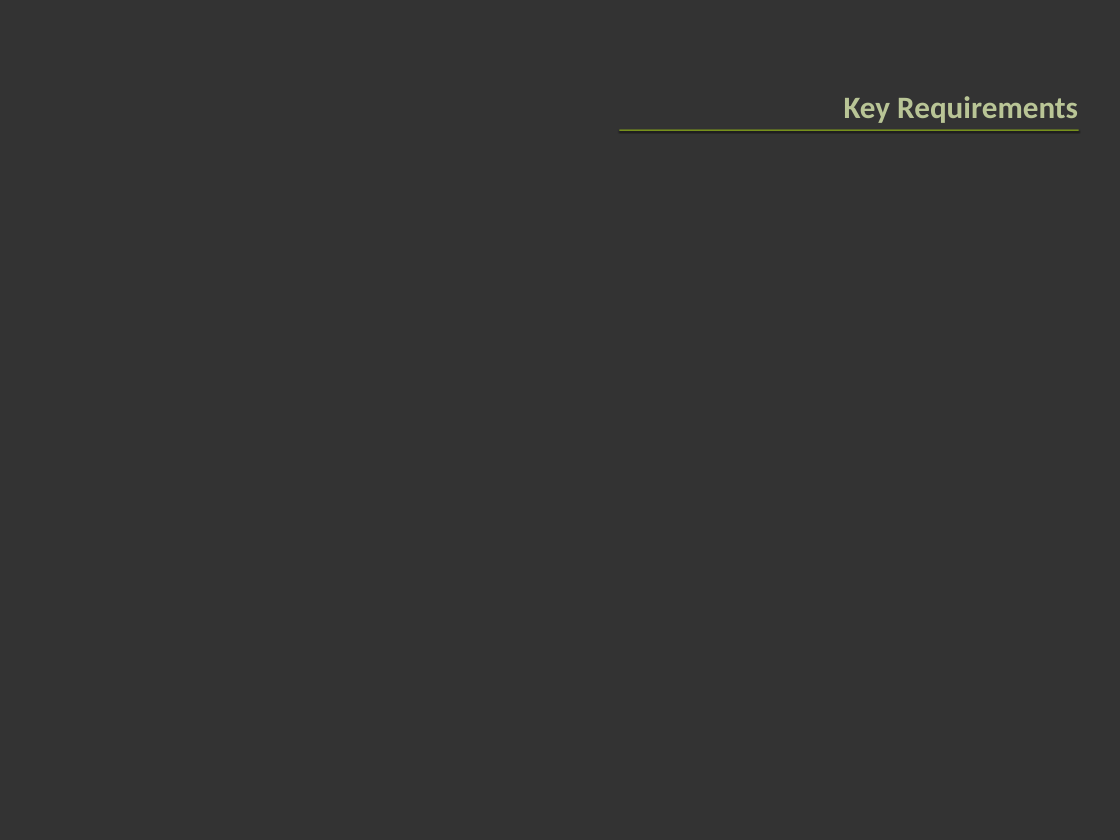
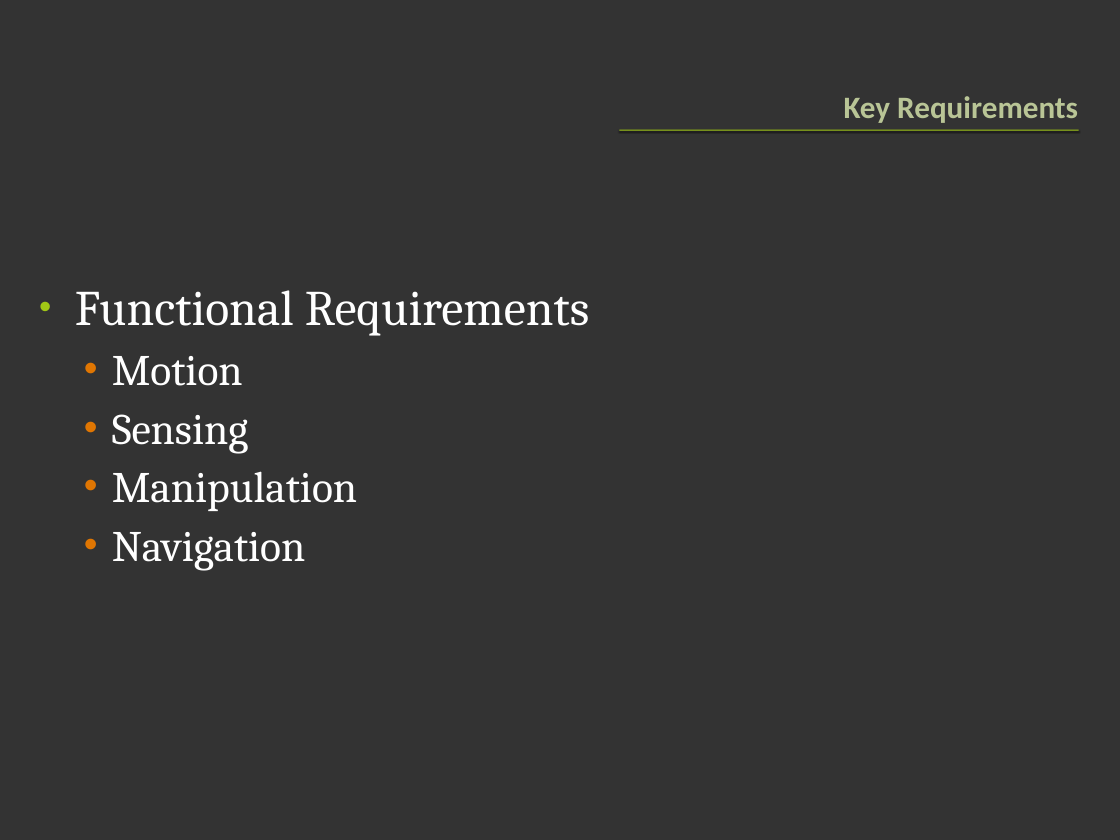
Before and after one commit to greck/0xDEADBEEF, a slide deck: slide 14 of PRES.pptx (slide 11 before the commit). Drawn at 1120x840 pixels with LibreOffice and Linux fonts; fonts in the diff are those of the drawing. Boxes give left, top, right and bottom in pixels: in the first picture for what was removed or moved away, otherwise in the second. Text is boxed around its words. In the diff, an @@ line names an element or a change of style, - is before the commit and + after.

```diff
--- a/PRES.pptx
+++ b/PRES.pptx
@@ text added at [75,290,589,571], 28 pt, text #FFFFFF @@
+• Functional Requirements
+  • Motion
+  • Sensing
+  • Manipulation
+  • Navigation
```
Also in this commit, not shown: 3 other slides changed, 8 slides added, 1 slide removed.
